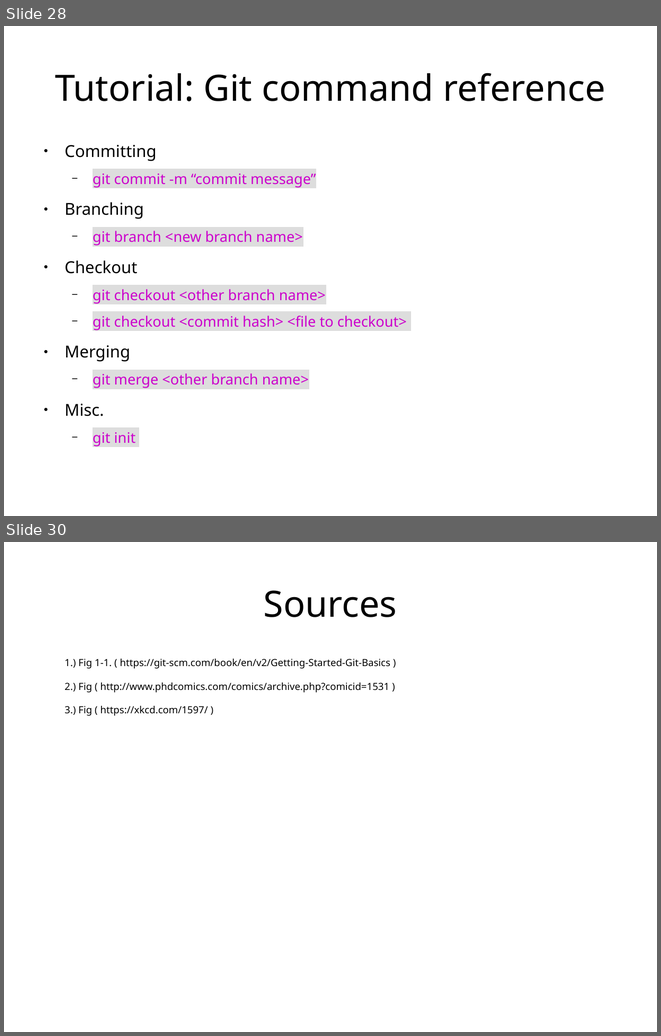
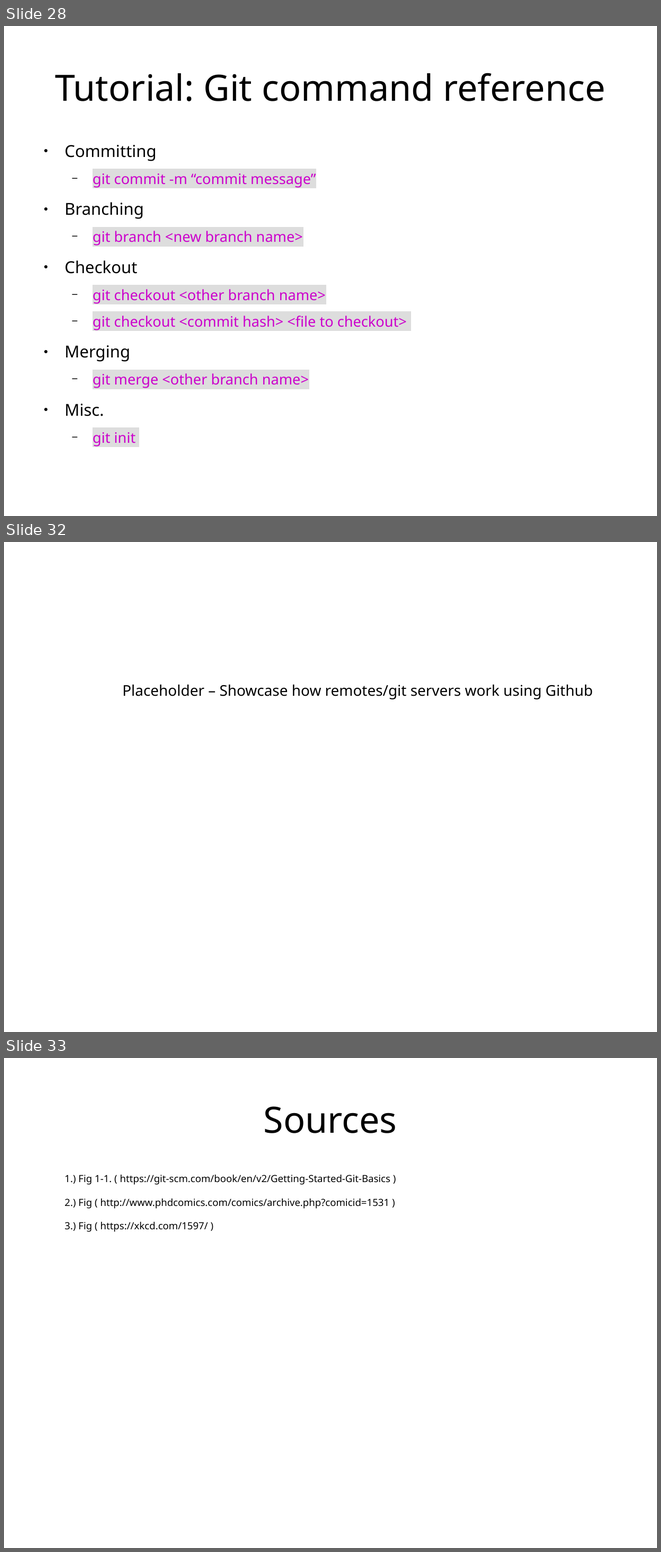
Before and after one commit to ethanwillis/git_presentation, a slide deck: git_presentation_slideshow.odp. Shown one above the other, each under a label of ours: slides 28 and 30 before the commit, slides 28, 32 and 33 after it; the slides between them are not shown. The pictures are 661x1036 and 661x1552 pixels, drawn with LibreOffice and Linux fonts; fonts in the diff are those of the drawing. Boxes give left, top, right and bottom in pixels: in the first picture for what was removed or moved away, otherwise in the second. Text is boxed around its words. In the diff, an @@ line names an element or a change of style, - is before the commit and + after.

Commit message:
Added new stuff about remotes.

```diff
--- a/git_presentation_slideshow.odp
+++ b/git_presentation_slideshow.odp
@@ slide 32 added at (4, 542, 657, 1032), background #FFFFFF @@
@@ text added at (122, 684, 593, 699), 18 pt, text #000000 @@
+Placeholder – Showcase how remotes/git servers work using Github
@@ what was slide 30 is now slide 33 @@
```
Also in this commit, not shown: 3 other slides added, 1 slide removed.
